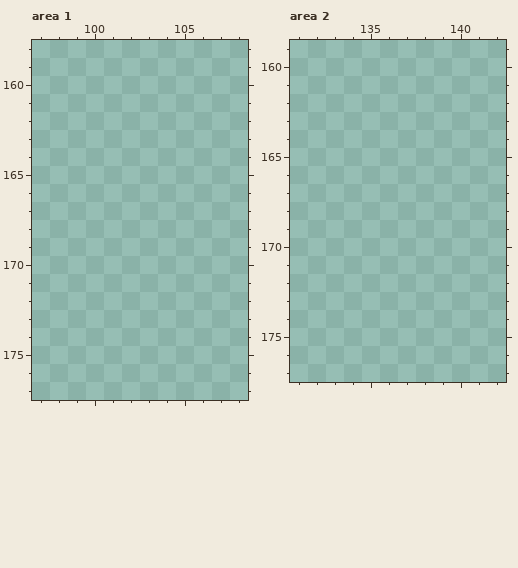
Pixel-art file -- Assets/Game/Art/Sprites/metro/VARIACOES/variacoes R02.aseprite. That is the earlier state.
496x320 pixels, 1 frame. Colours within 5 levels of each other are drawn and written as one. Shown: area 1: x 97..108, y 158..177; area 2: x 131..142, y 159..177. The commit also changed other parts of the picture, which this record leaves out.
After:
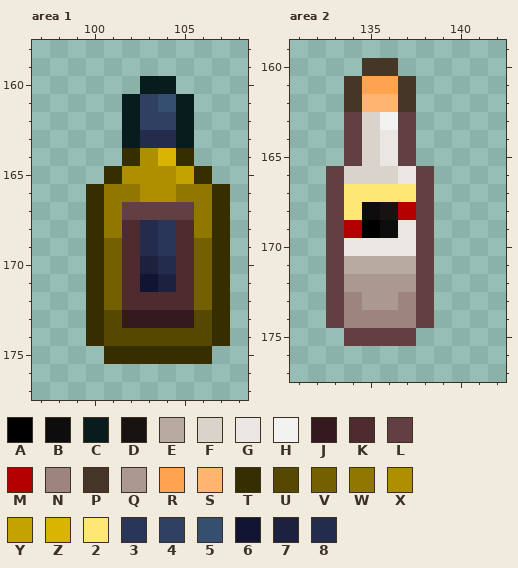
Palette (. is transparent): A #000000  B #0d0d0d  C #081c1e  D #181210  E #b8aaa1  F #d9d3cc  G #eae7e3  H #f2f2f0  J #341a1e  K #4e2b2e  L #613f43  M #b50000  N #9d847f  P #453628  Q #ab9890  R #ffa44e  S #ffb56f  T #372e00  U #574800  V #746000  W #907800  X #ad8f00  Y #c4a300  Z #d9b400  2 #ffe776  3 #2a3659  4 #2f4062  5 #344f6f  6 #121433  7 #1c2140  8 #232c4d
Difference:
Area 1, layer "LIXO":
y 160: x 103..104 .. -> CC
y 161: x 102..105 .... -> C45C
y 162: x 102..105 .... -> C44C
y 163: x 102..105 .... -> C88C
y 164: x 102..105 .... -> TXZT
y 165: x 101..106 ...... -> TXXXYT
y 166: x 100..107 ........ -> TWWXXWWT
y 167: x 100..107 ........ -> TWLLLLWT
y 168: x 100..107 ........ -> TWK83KWT
y 169: x 100..107 ........ -> TVK83KVT
y 170: x 100..107 ........ -> TVK78KVT
y 171: x 100..107 ........ -> TVK67KVT
y 172: x 100..107 ........ -> TVKKKKVT
y 173: x 100..107 ........ -> TUJJJJUT
y 174: x 100..107 ........ -> TUUUUUUT
y 175: x 101..106 ...... -> TTTTTT
Area 2, layer "LIXO":
y 160: x 135..136 .. -> PP
y 161: x 134..137 .... -> PRRP
y 162: x 134..137 .... -> PSSP
y 163: x 134..137 .... -> LFHL
y 164..165: x 134..137 .... -> LFGL
y 166: x 133..138 ...... -> LFFFGL
y 167: x 133..138 ...... -> L2222L
y 168: x 133..138 ...... -> L2BDML
y 169: x 133..138 ...... -> LMABGL
y 170: x 133..138 ...... -> LGGGGL
y 171: x 133..138 ...... -> LEEEEL
y 172: x 133..138 ...... -> LQQQQL
y 173: x 133..138 ...... -> LNQQNL
y 174: x 133..138 ...... -> LNNNNL
y 175: x 134..137 .... -> LLLL
